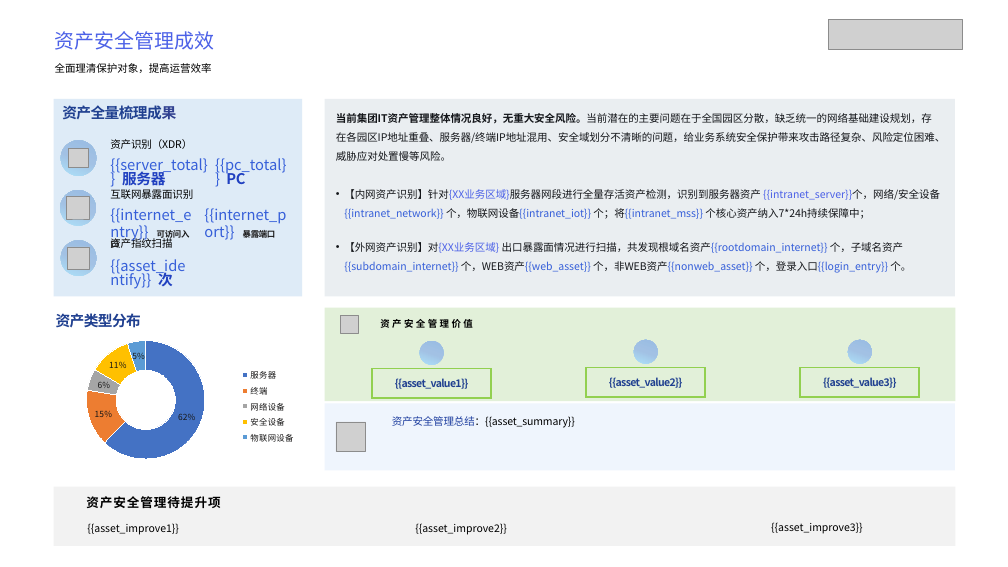
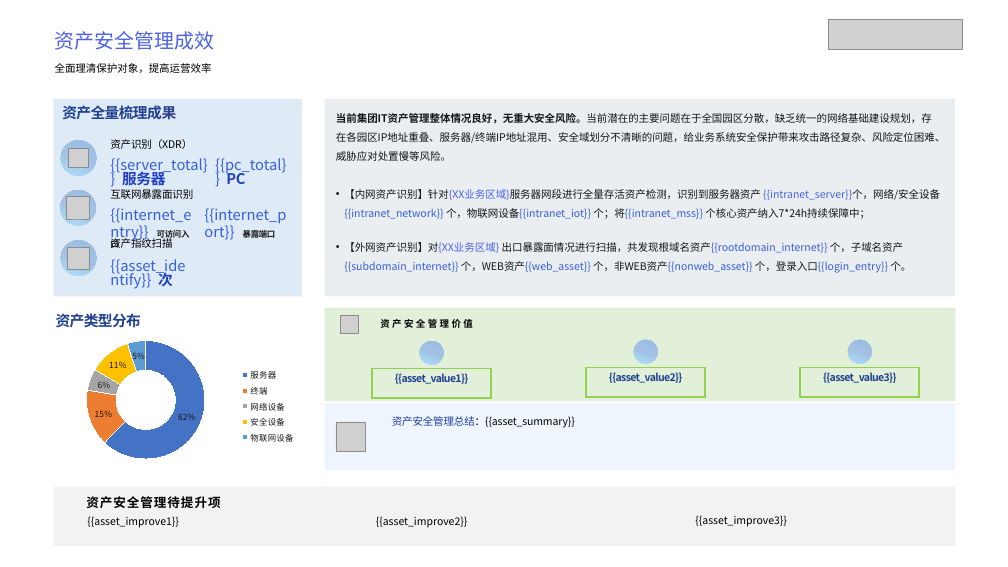
Before and after one commit to Xupai2022/report-generation, a slide deck: slide 13 of mss_ai_ppt_sample_assets/backend/data/templates/经典模板.pptx. Drawn at 1008x567 pixels with LibreOffice and Linux fonts; fonts in the diff are those of the drawing; grey boxes stand for pictures; background and template pictures are left out. Boxes give left, top, right and bottom in pixels: in the first picture for what was removed or moved away, otherwise in the second. Text is boxed around its words. In the diff, an @@ line names an element or a change of style, - is before the commit and + after.

```diff
--- a/mss_ai_ppt_sample_assets/backend/data/templates/经典模板.pptx
+++ b/mss_ai_ppt_sample_assets/backend/data/templates/经典模板.pptx
@@ vertical alignment middle to top in 6 elements at [586, 368, 705, 397], [801, 368, 920, 397], [372, 368, 491, 398], [376, 516, 468, 528], [695, 515, 787, 527], [87, 516, 179, 528] @@
@@ text "{{asset_improve2}}": place and size @@
-text "{{asset_improve2}}" at [415, 523, 507, 535]
+text "{{asset_improve2}}" at [376, 516, 468, 528]
@@ text "{{asset_improve3}}": place and size @@
-text "{{asset_improve3}}" at [771, 522, 863, 534]
+text "{{asset_improve3}}" at [695, 515, 787, 527]
```
Also in this commit, not shown: 1 other slide changed, 6 other files.
